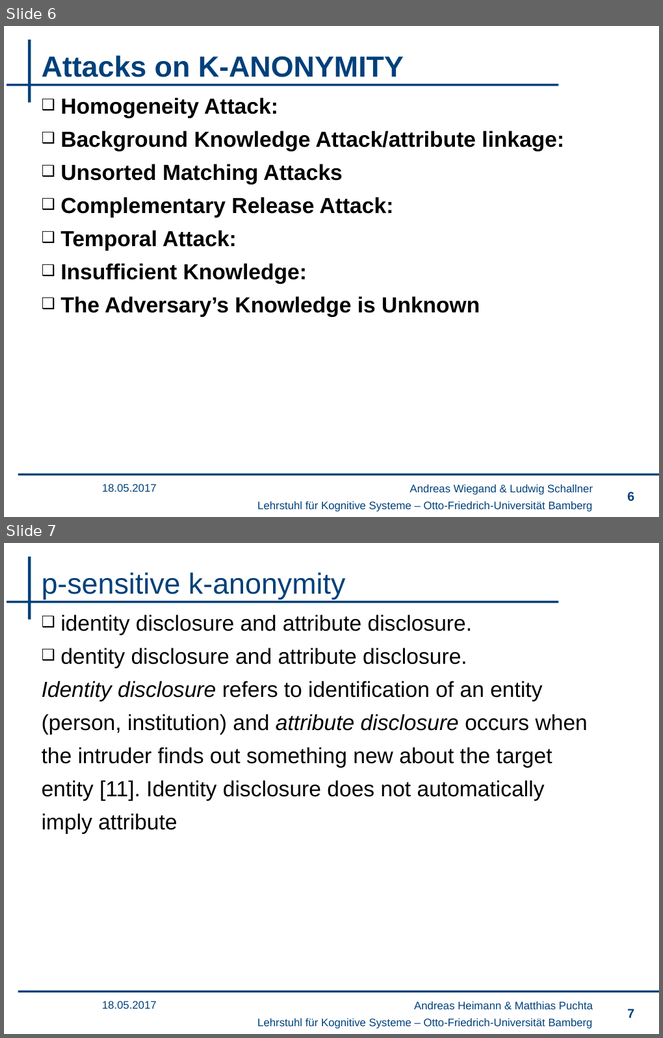
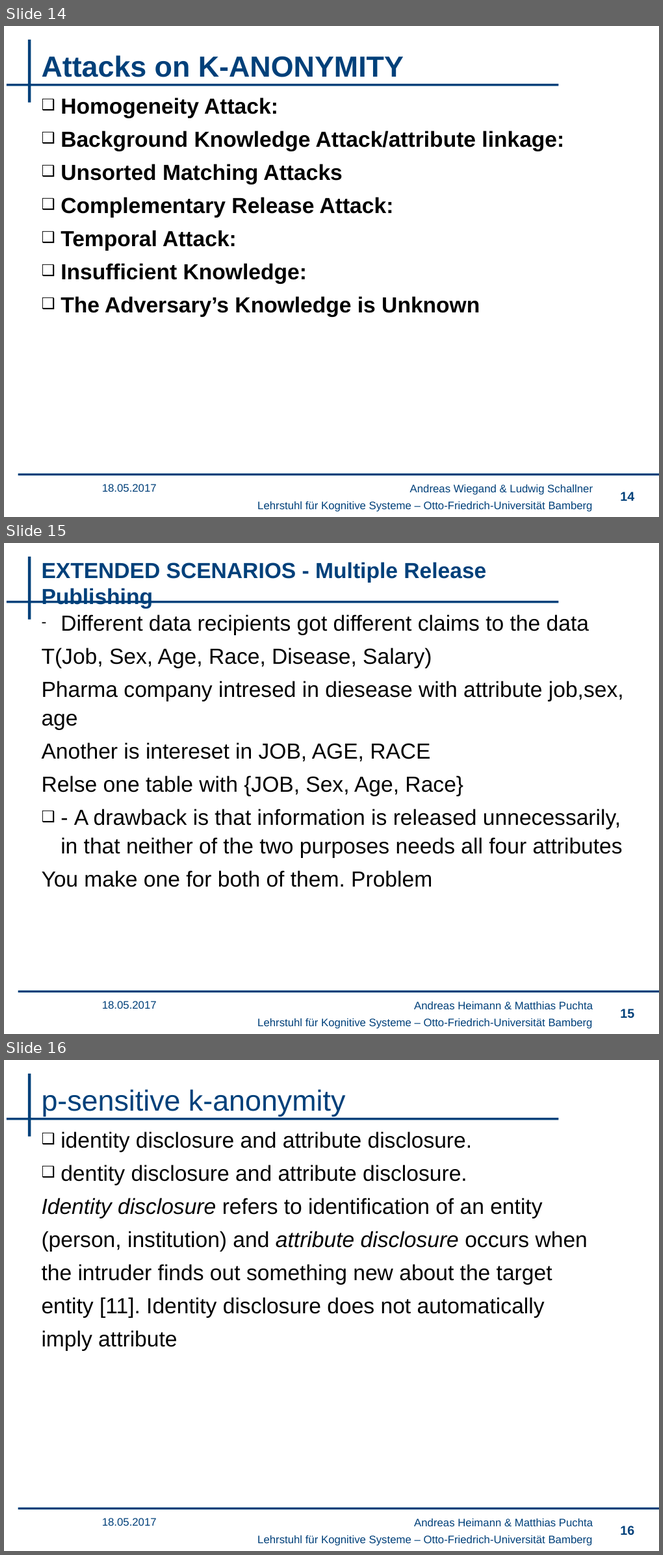
Before and after one commit to wsgan001/PSI-MSem, a slide deck: presentation/sicherheits.pptx. Shown one above the other, each under a label of ours: slides 6 and 7 before the commit, slides 14, 15 and 16 after it. The pictures are 663x1038 and 663x1555 pixels, drawn with LibreOffice and Linux fonts; fonts in the diff are those of the drawing; background and template pictures are left out. Boxes give left, top, right and bottom in pixels: in the first picture for what was removed or moved away, otherwise in the second. Text is boxed around its words. In the diff, an @@ line names an element or a change of style, - is before the commit and + after.

```diff
--- a/presentation/sicherheits.pptx
+++ b/presentation/sicherheits.pptx
@@ slide 15 added at box(4, 543, 659, 1034), background #FFFFFF; not listed: 4 template elements that a slide beside it also shows @@
@@ title added at box(42, 562, 486, 609), 24 pt, text #00407A, bold @@
+EXTENDED SCENARIOS - Multiple Release Publishing
@@ text added at box(42, 615, 624, 887), 24 pt, text #000000 @@
+– Different data recipients got different claims to the data
+T(Job, Sex, Age, Race, Disease, Salary)
+Pharma company intresed in diesease with attribute job,sex, age
+Another is intereset in JOB, AGE, RACE
+Relse one table with {JOB, Sex, Age, Race}
+❑ - A drawback is that information is released unnecessarily, in that neither of the two purposes needs all four attributes
+You make one for both of them. Problem
@@ text added at box(102, 1001, 157, 1009), 12 pt, text #00407A @@
+18.05.2017
@@ text added at box(414, 1002, 593, 1010), 12 pt, text #00407A @@
+Andreas Heimann & Matthias Puchta
@@ page number added at box(620, 1009, 634, 1019), 14 pt, text #00407A @@
+15
@@ what was slide 6 is now slide 14 @@
@@ page number at box(620, 492, 634, 501): text changed @@
-6
+14
@@ what was slide 7 is now slide 16 @@
@@ page number at box(620, 1526, 634, 1536): text changed @@
-7
+16
```
Also in this commit, not shown: 3 slides changed, 8 other slides added.
